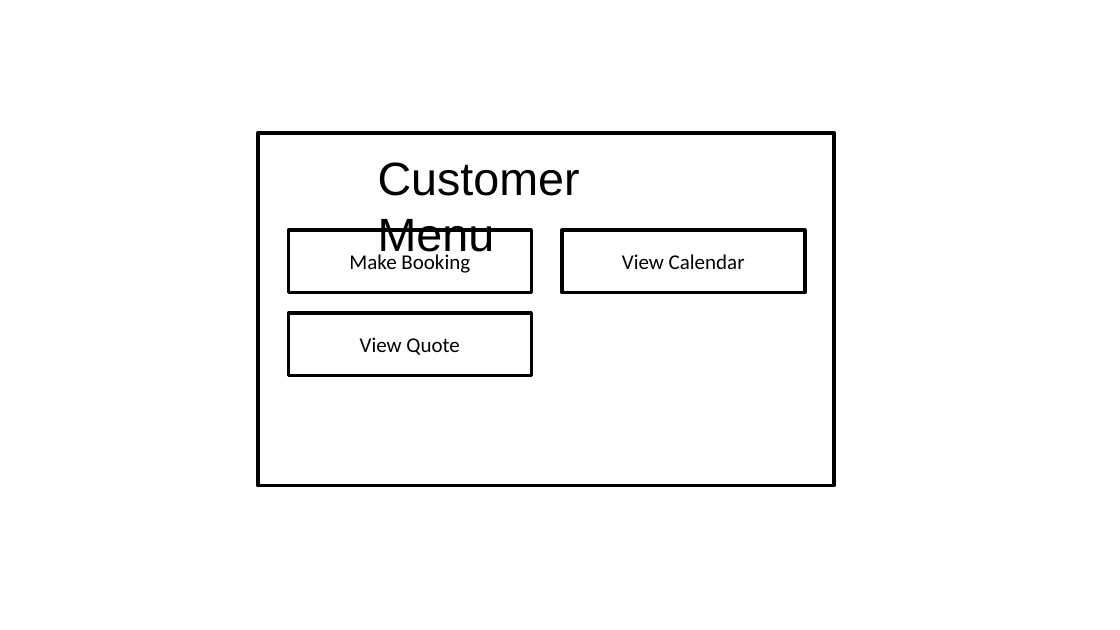
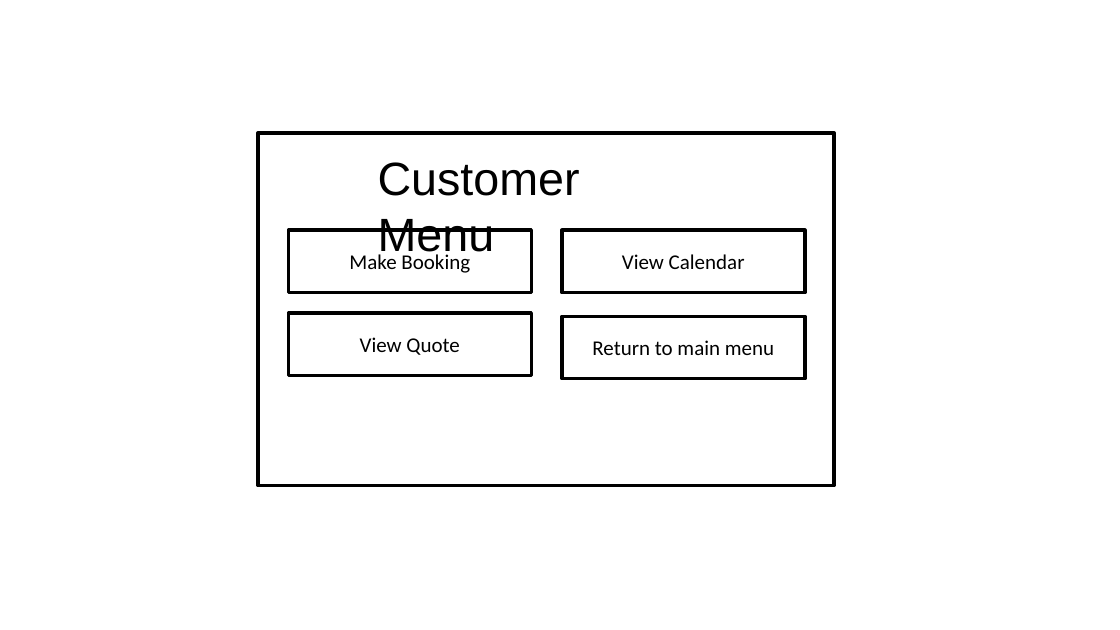
Before and after one commit to lloydieG1/Artisan-crepes-, a slide deck: slide 2 of Prototype Appearance.pptx. Drawn at 1120x630 pixels with LibreOffice and Linux fonts; fonts in the diff are those of the drawing. Boxes give left, top, right and bottom in pixels: in the first picture for what was removed or moved away, otherwise in the second. Text is boxed around its words. In the diff, an @@ line names an element or a change of style, - is before the commit and + after.

```diff
--- a/Prototype Appearance.pptx
+++ b/Prototype Appearance.pptx
@@ rectangle added at (562, 317, 805, 379), outline #000000 3 pt, 18 pt, text #000000 @@
+Return to main menu
```
Also in this commit, not shown: 2 other slides changed, 2 slides added, 2 slides removed, 2 other files.
